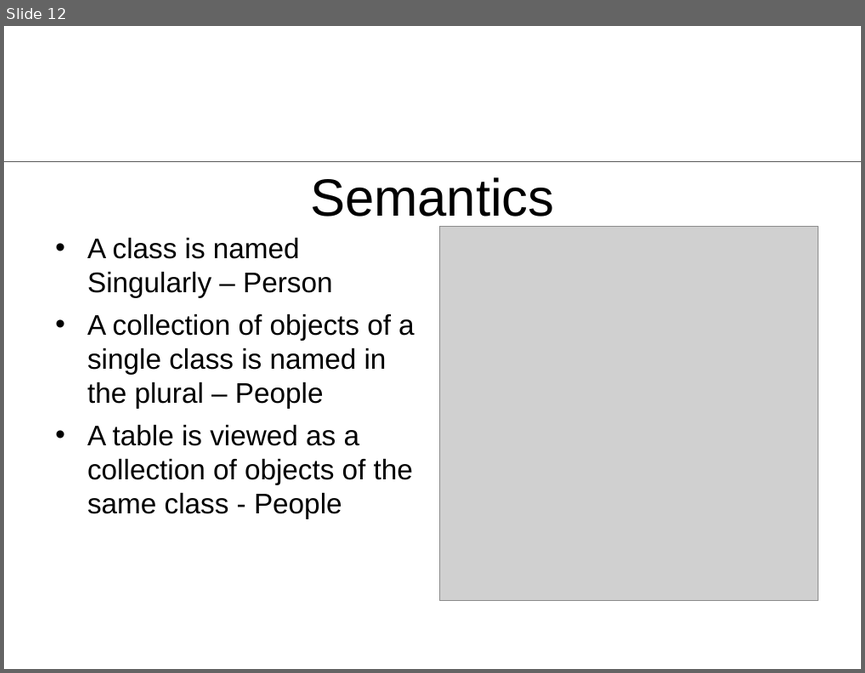
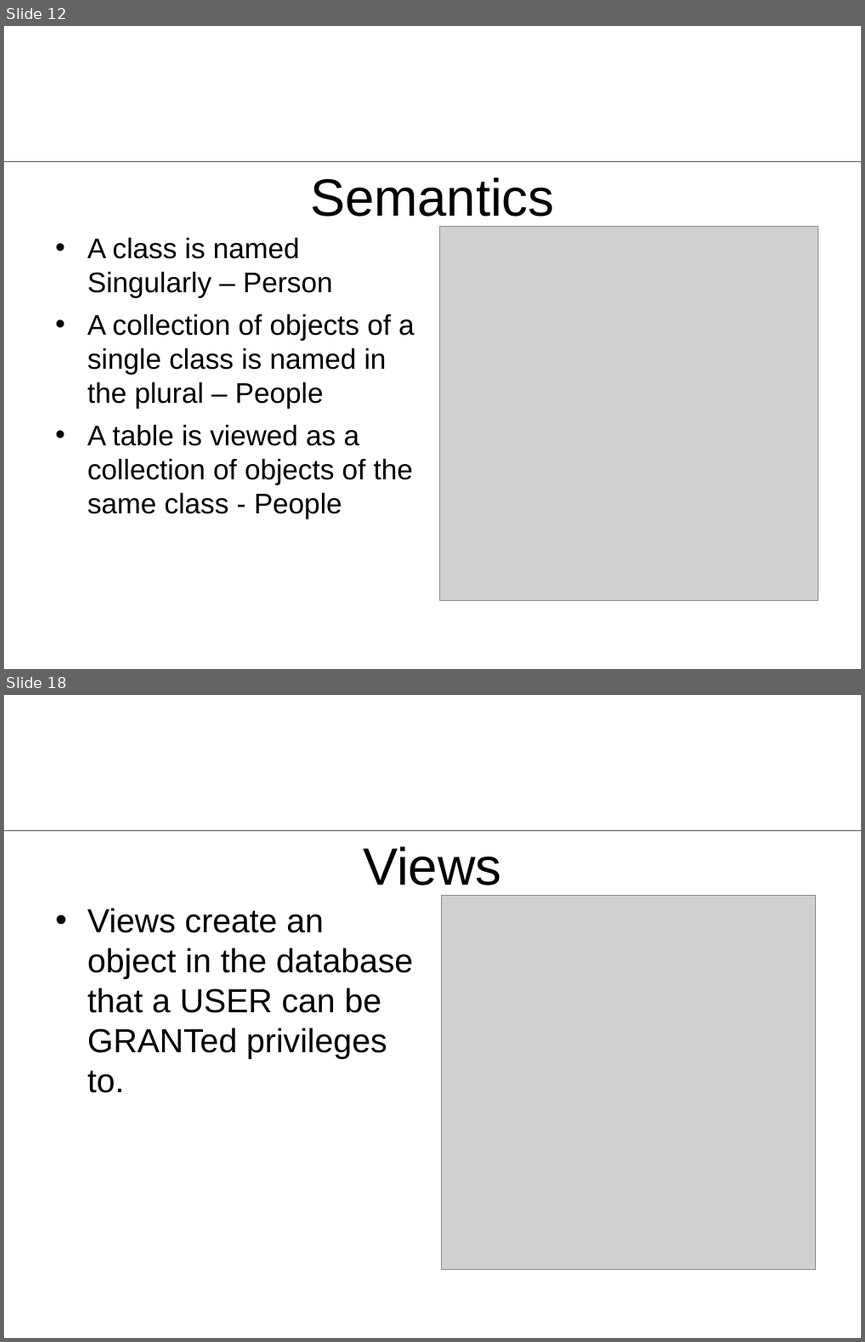
Before and after one commit to rhildred/addCustomer, a slide deck: docs/ActiveRecord.ppt. Shown one above the other, each under a label of ours: slide 12 before the commit, slides 12 and 18 after it; the slides between them are not shown. The pictures are 865x673 and 865x1342 pixels, drawn with LibreOffice and Linux fonts; fonts in the diff are those of the drawing; grey boxes stand for pictures; background and template pictures are left out. Boxes give left, top, right and bottom in pixels: in the first picture for what was removed or moved away, otherwise in the second. Text is boxed around its words. In the diff, an @@ line names an element or a change of style, - is before the commit and + after.

```diff
--- a/docs/ActiveRecord.ppt
+++ b/docs/ActiveRecord.ppt
@@ slide 18 added at <box>4,695,861,1338</box>, background #FFFFFF; not listed: 1 template element that a slide beside it also shows @@
@@ title added at <box>363,846,501,885</box>, 44 pt, text #000000 @@
+Views
@@ picture added at <box>442,895,817,1269</box> @@
@@ text added at <box>87,907,413,1093</box>, 28 pt, text #000000 @@
+• Views create an object in the database that a USER can be GRANTed privileges to.
```
Also in this commit, not shown: 2 slides changed, 7 other slides added, 15 other files.
